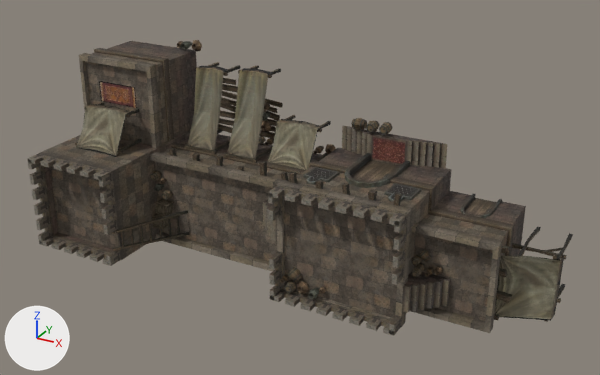
The OBJ model sceneobjs/juqing_yewai_333/juqing_yewai_333_building_mj02.obj: old version first, new version second.
The view is the same before and after, from a 50 mm camera at (929.0, -1836.0, 815.0) aimed at (28.0, -197.0, -4.0). Every picture has the same lights, and +X, +Y and +Z are marked at lower left. Where no turn or scale is listed for an object, it has been applied to the vertices. Vertices at the same position are counted once.

The older version as bpy lines, for what is in view:
```python
me_juqing_yewai_333_building_mj02 = bpy.data.meshes.new('juqing_yewai_333_building_mj02')
me_juqing_yewai_333_building_mj02.from_pydata(...)  # 2842 vertices, 4131 faces; spans x -657.0..657.0, y -425.0..6.0, z -273.0..273.0
me_juqing_yewai_333_building_mj02.materials.append(mat_material_1)  # picture img_juqing_yewai_333_building_mj02_01_png
me_juqing_yewai_333_building_mj02.materials.append(mat_material_2)  # picture img_juqing_yewai_333_building_mj02_02_png
me_juqing_yewai_333_building_mj02.materials.append(mat_material_3)  # picture img_juqing_yewai_333_building_mj02_03_png
me_juqing_yewai_333_building_mj02.materials.append(mat_material_4)  # picture img_juqing_yewai_333_building_mj02_04_png
me_juqing_yewai_333_building_mj02.materials.append(mat_material_5)  # picture img_juqing_yewai_333_building_mj02_05_png
me_juqing_yewai_333_building_mj02.materials.append(mat_material_6)  # picture img_juqing_yewai_333_building_mj02_06_png
me_juqing_yewai_333_building_mj02.materials.append(mat_material_7)  # picture img_juqing_yewai_333_building_mj02_07_png
me_juqing_yewai_333_building_mj02.materials.append(mat_material_8)  # picture img_juqing_yewai_333_common_01_01_png
me_juqing_yewai_333_building_mj02.materials.append(mat_material_9)  # picture img_juqing_yewai_333_building_mj01_po_02_png
ob_juqing_yewai_333_building_mj02 = bpy.data.objects.new('juqing_yewai_333_building_mj02', me_juqing_yewai_333_building_mj02)
ob_juqing_yewai_333_building_mj02.location = (0.0, 0.0, 0.0)
```
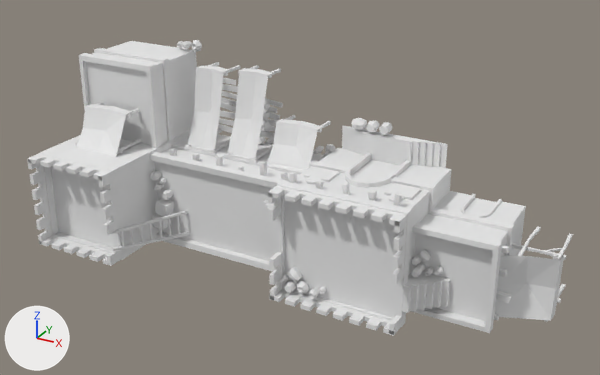
Location of each change, [x1, y1, x2, y2] in pixels of the pictures (600 x 375 px):
part 1 of me_juqing_yewai_333_building_mj02, recoloured
    both: [38, 41, 526, 287]
part 2 of me_juqing_yewai_333_building_mj02, recoloured (brown to grey)
    both: [50, 61, 493, 321]
part 3 of me_juqing_yewai_333_building_mj02, recoloured (brown to white)
    both: [79, 48, 515, 333]
part 4 of me_juqing_yewai_333_building_mj02, recoloured (brown to white)
    both: [27, 41, 564, 336]
part 5 of me_juqing_yewai_333_building_mj02, recoloured (brown to grey)
    both: [263, 126, 451, 313]
part 6 of me_juqing_yewai_333_building_mj02, recoloured
    both: [304, 160, 496, 216]
part 7 of me_juqing_yewai_333_building_mj02, recoloured (brown to grey)
    both: [150, 40, 443, 294]
part 8 of me_juqing_yewai_333_building_mj02, recoloured
    both: [75, 62, 573, 322]
part 9 of me_juqing_yewai_333_building_mj02, recoloured (brown to grey)
    both: [218, 78, 283, 138]

Diff of the bpy script that builds the scene:
```diff
--- a/sceneobjs/juqing_yewai_333/juqing_yewai_333_building_mj02.obj.py
+++ b/sceneobjs/juqing_yewai_333/juqing_yewai_333_building_mj02.obj.py
@@ mat_material_7_1 @@
+mat_material_7_1 = principled_material('material_7')
+mat_material_7_1.base_color = (0.8, 0.8, 0.8)  # white #e7e7e7
+mat_material_7_1.roughness = 1.0
@@ mat_material_5_1 @@
+mat_material_5_1 = principled_material('material_5')
+mat_material_5_1.base_color = (0.8, 0.8, 0.8)  # white #e7e7e7
+mat_material_5_1.roughness = 1.0
@@ mat_material_4_1 @@
+mat_material_4_1 = principled_material('material_4')
+mat_material_4_1.base_color = (0.8, 0.8, 0.8)  # white #e7e7e7
+mat_material_4_1.roughness = 1.0
@@ mat_material_6_1 @@
+mat_material_6_1 = principled_material('material_6')
+mat_material_6_1.base_color = (0.8, 0.8, 0.8)  # white #e7e7e7
+mat_material_6_1.roughness = 1.0
@@ mat_material_1_1 @@
+mat_material_1_1 = principled_material('material_1')
+mat_material_1_1.base_color = (0.8, 0.8, 0.8)  # white #e7e7e7
+mat_material_1_1.roughness = 1.0
@@ mat_material_3_1 @@
+mat_material_3_1 = principled_material('material_3')
+mat_material_3_1.base_color = (0.8, 0.8, 0.8)  # white #e7e7e7
+mat_material_3_1.roughness = 1.0
@@ mat_material_8_1 @@
+mat_material_8_1 = principled_material('material_8')
+mat_material_8_1.base_color = (0.8, 0.8, 0.8)  # white #e7e7e7
+mat_material_8_1.roughness = 1.0
@@ mat_material_9_1 @@
+mat_material_9_1 = principled_material('material_9')
+mat_material_9_1.base_color = (0.8, 0.8, 0.8)  # white #e7e7e7
+mat_material_9_1.roughness = 1.0
@@ mat_material_2_1 @@
+mat_material_2_1 = principled_material('material_2')
+mat_material_2_1.base_color = (0.8, 0.8, 0.8)  # white #e7e7e7
+mat_material_2_1.roughness = 1.0
@@ me_juqing_yewai_333_building_mj02 @@
 me_juqing_yewai_333_building_mj02.from_pydata(...)  # 2842 vertices, 4131 faces; spans x -657.0..657.0, y -425.0..6.0, z -273.0..273.0
+# me_juqing_yewai_333_building_mj02 part 1: all 167 faces that had it switch from mat_material_1 (picture img_juqing_yewai_333_building_mj02_01_png) to mat_material_1_1 (white #e7e7e7)
+# me_juqing_yewai_333_building_mj02 part 2: all 12 faces that had it switch from mat_material_2 (picture img_juqing_yewai_333_building_mj02_02_png) to mat_material_2_1 (white #e7e7e7)
+# me_juqing_yewai_333_building_mj02 part 3: all 164 faces that had it switch from mat_material_3 (picture img_juqing_yewai_333_building_mj02_03_png) to mat_material_3_1 (white #e7e7e7)
+# me_juqing_yewai_333_building_mj02 part 4: all 1590 faces that had it switch from mat_material_4 (picture img_juqing_yewai_333_building_mj02_04_png) to mat_material_4_1 (white #e7e7e7)
+# me_juqing_yewai_333_building_mj02 part 5: all 96 faces that had it switch from mat_material_5 (picture img_juqing_yewai_333_building_mj02_05_png) to mat_material_5_1 (white #e7e7e7)
+# me_juqing_yewai_333_building_mj02 part 6: all 78 faces that had it switch from mat_material_6 (picture img_juqing_yewai_333_building_mj02_06_png) to mat_material_6_1 (white #e7e7e7)
+# me_juqing_yewai_333_building_mj02 part 7: all 1202 faces that had it switch from mat_material_7 (picture img_juqing_yewai_333_building_mj02_07_png) to mat_material_7_1 (white #e7e7e7)
+# me_juqing_yewai_333_building_mj02 part 8: all 654 faces that had it switch from mat_material_8 (picture img_juqing_yewai_333_common_01_01_png) to mat_material_8_1 (white #e7e7e7)
+# me_juqing_yewai_333_building_mj02 part 9: all 168 faces that had it switch from mat_material_9 (picture img_juqing_yewai_333_building_mj01_po_02_png) to mat_material_9_1 (white #e7e7e7)
```
